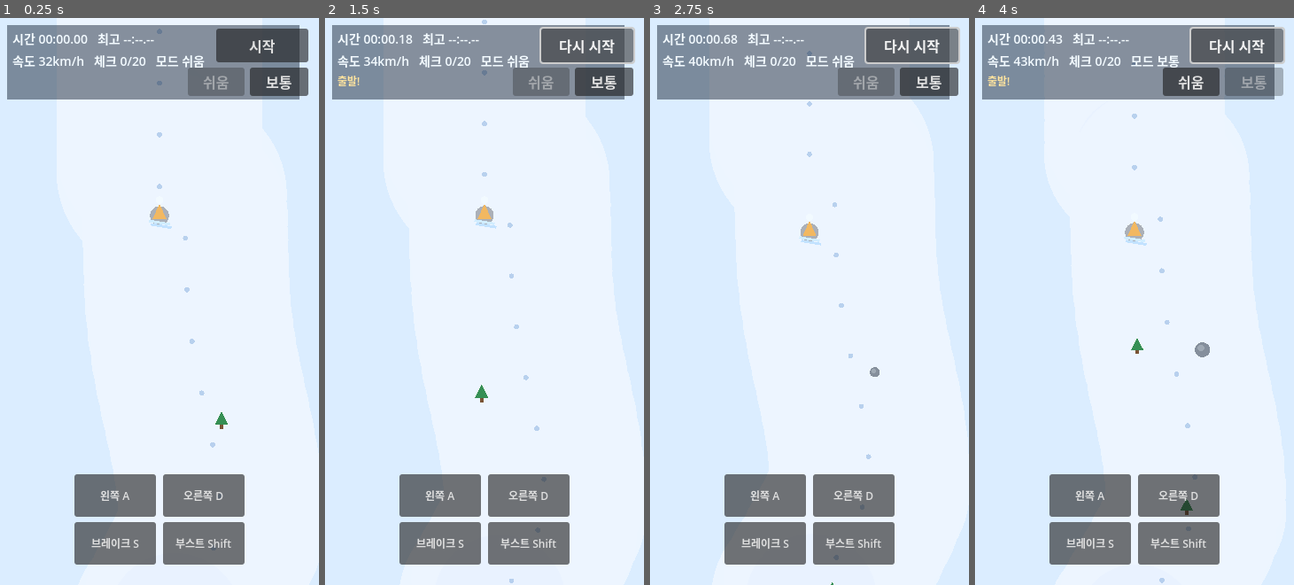
Above: before the commit, frames 1-4 (left to right).
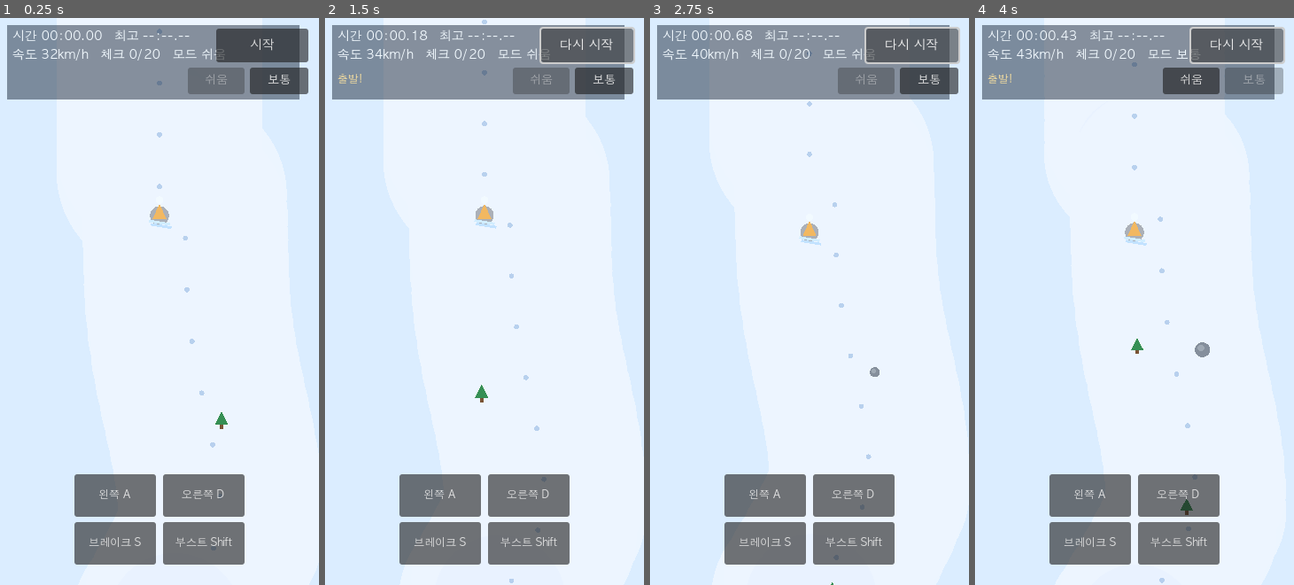
Above: after the commit, the same moments.

Repository: wndzlf/TapTapCho
Game: Godot game, scene res://scenes/main/Main.tscn
Two runs of this game, one before a commit and one after it. Both use one fixed random seed, a clock stepped at 60 frames per second and the inputs below.
Inputs:
- Up to frame 1 (0.25 s): no input
- Up to frame 2 (1.5 s): click "시작" at 0.5 s; click "다시 시작" at 1.25 s
- Up to frame 3 (2.75 s): click "다시 시작" at 2 s
- Up to frame 4 (4 s): click "보통" at 2.75 s; click "시작" at 3.5 s

The runs differ from the first frame. In frame 1, 2.1% of the frame differs, in the area x 3-97%, y 2-94%; in frame 2, 2.3%; in frame 3, 2.2%; in frame 4, 2.3%.

Commit message:
Embed Korean font for Winter Ski Rush UI

Diff:
--- a/godot-winter-ski-rush/scenes/main/Main.gd
+++ b/godot-winter-ski-rush/scenes/main/Main.gd
@@ -11,6 +11,7 @@
 const BRAKE_SFX_PATH := "res://assets/audio/winter-ski-rush-brake-pixabay-46042.mp3"
 const NORMAL_SKI_LOOP_SFX_PATH := "res://assets/audio/winter-ski-rush-normal-ski-loop.mp3"
 const LEFT_RIGHT_SFX_PATH := "res://assets/audio/winter-ski-rush-left-right-sfx.mp3"
+const UI_FONT_PATH := "res://assets/fonts/appintoss-kr-ui.ttf"
 const BASE_GRAVITY := 290.0
 const START_SPEED := 88.0
 
@@ -134,6 +135,7 @@
 var brake_sfx_player: AudioStreamPlayer
 var ski_loop_player: AudioStreamPlayer
 var left_right_sfx_player: AudioStreamPlayer
+var ui_font: FontFile
 var _brake_was_pressed := false
 var _left_was_pressed := false
 var _right_was_pressed := false
@@ -153,10 +155,26 @@
 			return reason
 
 
+func _load_ui_font() -> void:
+	ui_font = load(UI_FONT_PATH) as FontFile
+	if ui_font == null:
+		push_warning("Failed to load UI font: %s" % UI_FONT_PATH)
+
+
+func _apply_ui_font(control: Control, font_size: int = -1) -> void:
+	if control == null:
+		return
+	if ui_font != null:
+		control.add_theme_font_override("font", ui_font)
+	if font_size > 0:
+		control.add_theme_font_size_override("font_size", font_size)
+
+
 func _ready() -> void:
 	rng.seed = 20260307
 	_load_records()
 	_apply_difficulty_profile(false)
+	_load_ui_font()
 	_setup_audio()
 	_build_ui()
 	_refresh_difficulty_ui()
@@ -669,7 +687,7 @@
 	hud_label.position = Vector2(14, 12)
 	hud_label.size = Vector2(316, 52)
 	hud_label.add_theme_color_override("font_color", Color(0.95, 0.98, 1.0))
-	hud_label.add_theme_font_size_override("font_size", 14)
+	_apply_ui_font(hud_label, 14)
 	hud_label.horizontal_alignment = HORIZONTAL_ALIGNMENT_LEFT
 	hud_label.vertical_alignment = VERTICAL_ALIGNMENT_TOP
 	hud_label.autowrap_mode = TextServer.AUTOWRAP_OFF
@@ -679,7 +697,7 @@
 	hint_label.position = Vector2(14, 62)
 	hint_label.size = Vector2(316, 24)
 	hint_label.add_theme_color_override("font_color", Color(0.99, 0.89, 0.62))
-	hint_label.add_theme_font_size_override("font_size", 12)
+	_apply_ui_font(hint_label, 12)
 	hint_label.text = ""
 	root.add_child(hint_label)
 
@@ -698,7 +716,7 @@
 	warning_label.set_anchors_preset(Control.PRESET_FULL_RECT)
 	warning_label.horizontal_alignment = HORIZONTAL_ALIGNMENT_CENTER
 	warning_label.vertical_alignment = VERTICAL_ALIGNMENT_CENTER
-	warning_label.add_theme_font_size_override("font_size", 14)
+	_apply_ui_font(warning_label, 14)
 	warning_label.add_theme_color_override("font_color", Color(1, 1, 1, 0))
 	warning_label.text = "코스로 돌아오세요"
 	warning_panel.add_child(warning_label)
@@ -707,6 +725,7 @@
 	start_button.text = "시작"
 	start_button.size = Vector2(104, 38)
 	start_button.position = Vector2(244, 12)
+	_apply_ui_font(start_button, 14)
 	start_button.pressed.connect(_on_start_pressed)
 	root.add_child(start_button)
 
@@ -719,12 +738,14 @@
 	easy_button = Button.new()
 	easy_button.text = "쉬움"
 	easy_button.custom_minimum_size = Vector2(64, 30)
+	_apply_ui_font(easy_button, 13)
 	easy_button.pressed.connect(_on_easy_pressed)
 	difficulty_box.add_child(easy_button)
 
 	normal_button = Button.new()
 	normal_button.text = "보통"
 	normal_button.custom_minimum_size = Vector2(66, 30)
+	_apply_ui_font(normal_button, 13)
 	normal_button.pressed.connect(_on_normal_pressed)
 	difficulty_box.add_child(normal_button)
 
@@ -916,7 +937,7 @@
 	var b := Button.new()
 	b.text = label
 	b.custom_minimum_size = Vector2(92, 48)
-	b.add_theme_font_size_override("font_size", 12)
+	_apply_ui_font(b, 12)
 	b.mouse_default_cursor_shape = Control.CURSOR_POINTING_HAND
 	b.button_down.connect(on_press)
 	b.button_up.connect(on_release)
Binary file added: godot-winter-ski-rush/assets/fonts/appintoss-kr-ui.ttf
Not shown, changed: godot-winter-ski-rush-web/index.html
Not shown, changed: godot-winter-ski-rush-web/index.pck
